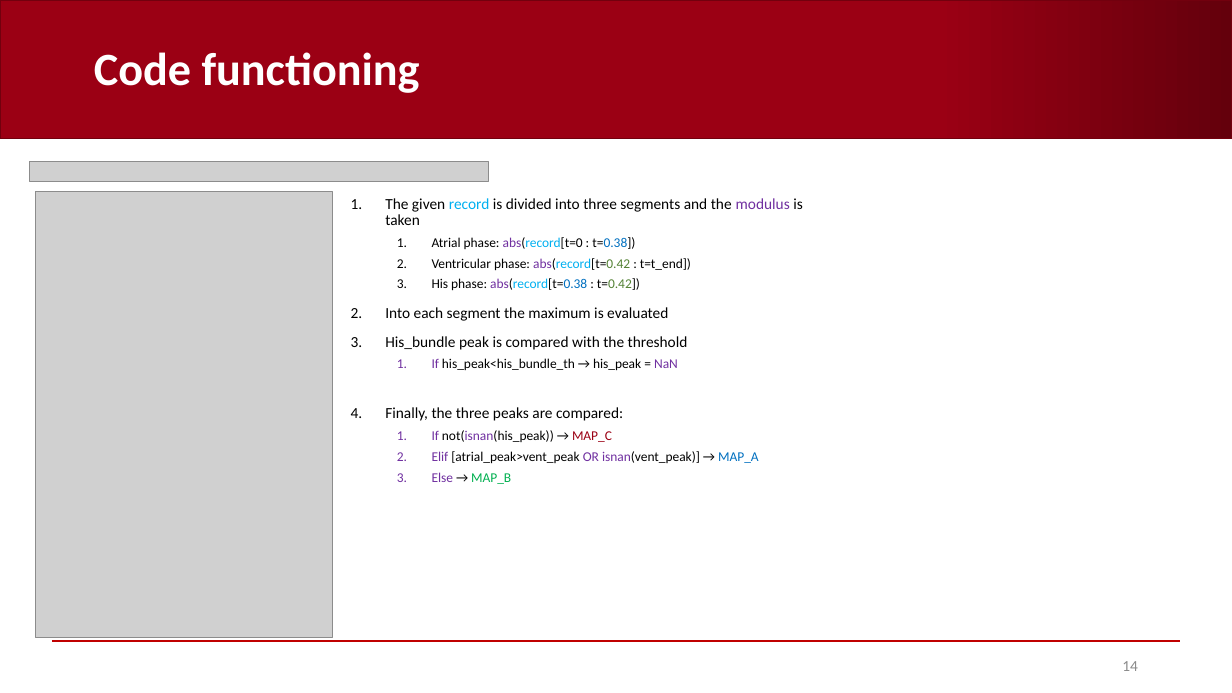
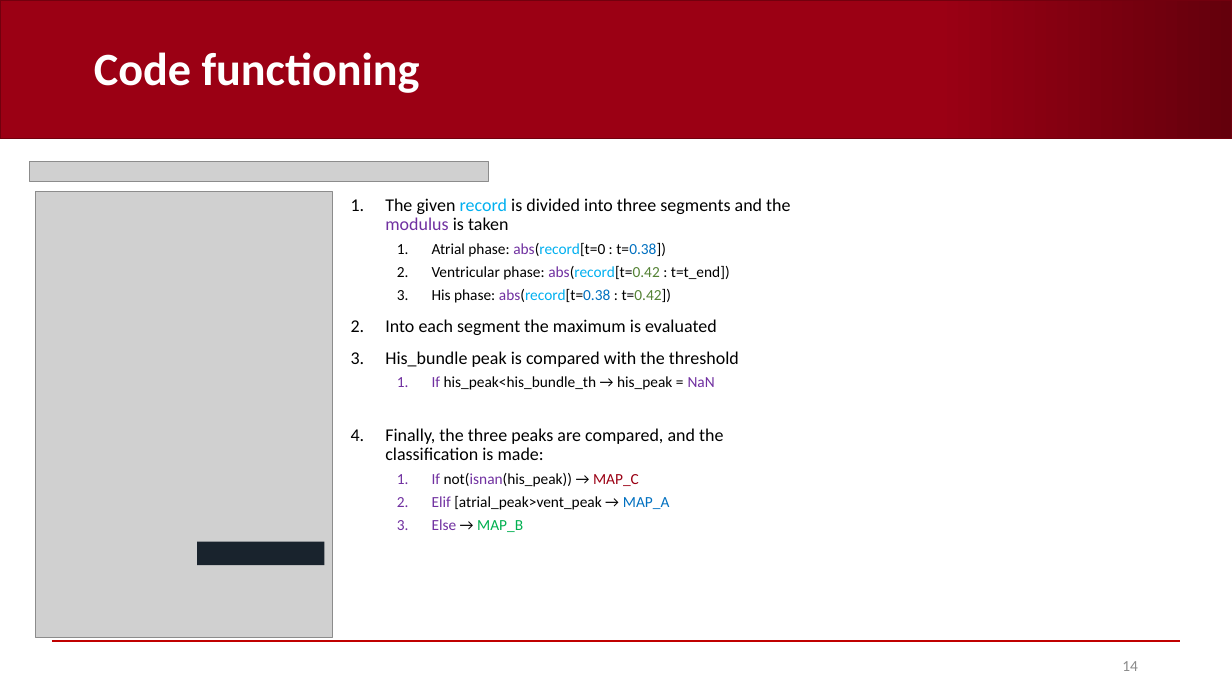
Before and after one commit to AndreaCorrado00/Tesi_magistrale_Corrado_Andrea, a slide deck: slide 14 of Documentation/5. Heuristic classifier strategy B.pptx. Drawn at 1232x693 pixels with LibreOffice and Linux fonts; fonts in the diff are those of the drawing; grey boxes stand for pictures; background and template pictures are left out. Boxes give left, top, right and bottom in pixels: in the first picture for what was removed or moved away, otherwise in the second. Text is boxed around its words. In the diff, an @@ line names an element or a change of style, - is before the commit and + after.

```diff
--- a/Documentation/5. Heuristic classifier strategy B.pptx
+++ b/Documentation/5. Heuristic classifier strategy B.pptx
@@ text at [385,198,790,532]: size 12 to 14 pt in "The given record is divided into three ...", "Into each segment the maximum is evaluated", "His_bundle peak is compared with the threshold"; size 10.5 to 12 pt in "Atrial phase: abs(record[t=0 : t=0.38])", "Ventricular phase: abs(record[t=0.42 : t=t_end])", "His phase: abs(record[t=0.38 : t=0.42])", "If his_peak<his_bundle_th → his_peak = NaN" and 2 more places @@
@@ text at [385,428,723,460]: text changed; size 12 to 14 pt @@
-4. Finally, the three peaks are compared:
+4. Finally, the three peaks are compared, and the classification is made:
@@ text at [432,496,670,510]: text changed; size 10.5 to 12 pt @@
-  2. Elif [atrial_peak>vent_peak OR isnan(vent_peak)] → MAP_A
+  2. Elif [atrial_peak>vent_peak → MAP_A
@@ rectangle added at [197,542,324,566], fill #19232D @@
```
Also in this commit, not shown: 3 other slides changed, 18 other files.
